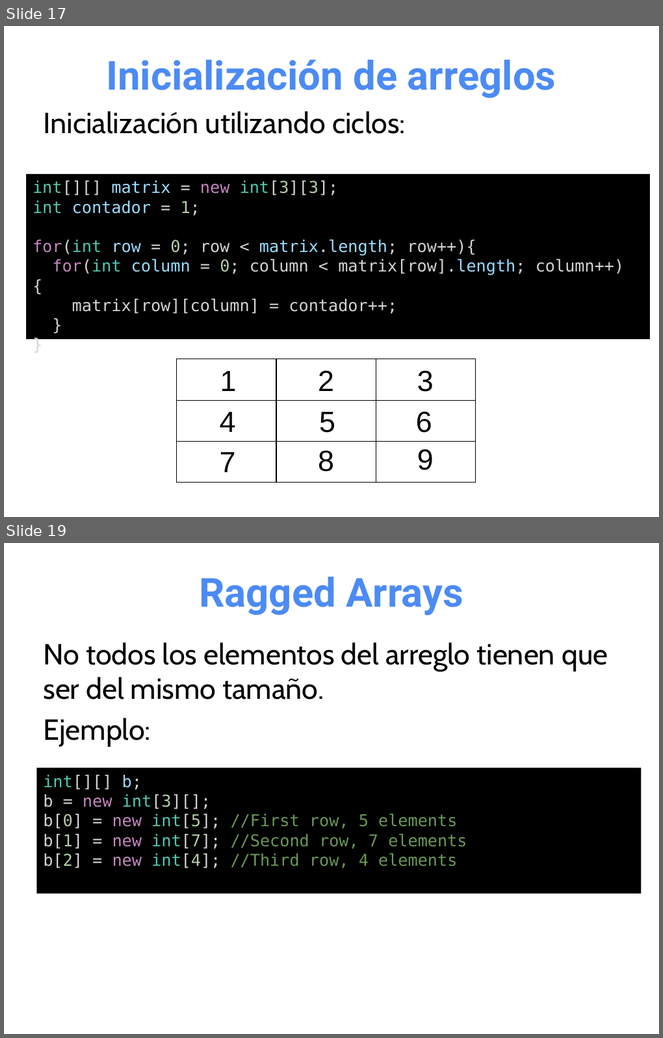
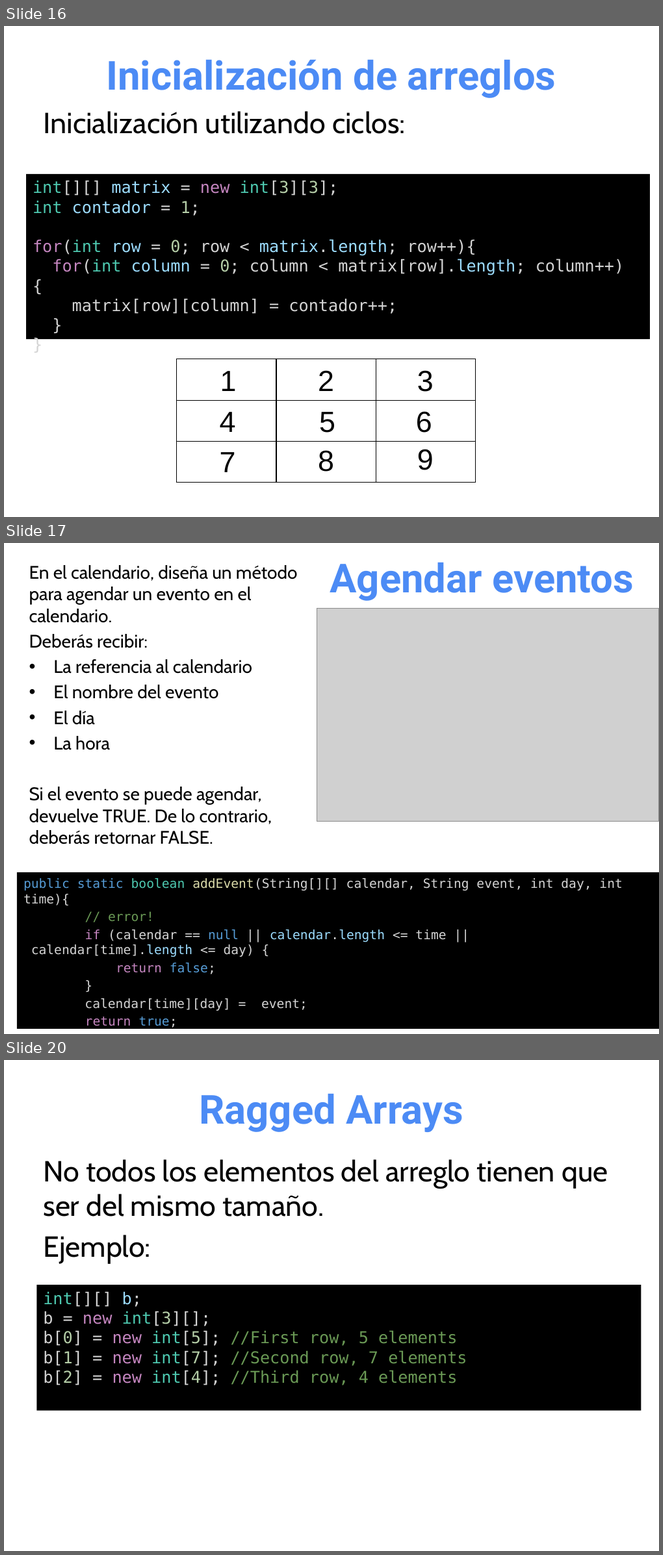
Before and after one commit to OMardil/INFO2, a slide deck: MOD01_Arreglos_multidimensionales/01 Presentacion/INFO2_MOD01-Arreglos_Multidimensionales.pptx. Shown one above the other, each under a label of ours: slides 17 and 19 before the commit, slides 16, 17 and 20 after it; the slides between them are not shown. The pictures are 663x1038 and 663x1555 pixels, drawn with LibreOffice and Linux fonts; fonts in the diff are those of the drawing; grey boxes stand for pictures. Boxes give left, top, right and bottom in pixels: in the first picture for what was removed or moved away, otherwise in the second. Text is boxed around its words. In the diff, an @@ line names an element or a change of style, - is before the commit and + after.

```diff
--- a/MOD01_Arreglos_multidimensionales/01 Presentacion/INFO2_MOD01-Arreglos_Multidimensionales.pptx
+++ b/MOD01_Arreglos_multidimensionales/01 Presentacion/INFO2_MOD01-Arreglos_Multidimensionales.pptx
@@ slide 17 added at (4, 543, 659, 1034), background #FFFFFF @@
@@ text added at (29, 565, 298, 845), 20 pt, text #000000 @@
+En el calendario, diseña un método para agendar un evento en el calendario.
+Deberás recibir:
+• La referencia al calendario
+• El nombre del evento
+• El día
+• La hora
+Si el evento se puede agendar, devuelve TRUE. De lo contrario, deberás retornar FALSE.
@@ title added at (330, 563, 634, 601), 44 pt, text #4C8BF5, bold @@
+Agendar eventos
@@ picture added at (317, 609, 659, 821) @@
@@ rectangle added at (17, 873, 659, 1029), fill #000000, 14 pt, text #D4D4D4 @@
+public static boolean addEvent(String[][] calendar, String event, int day, int time){
+// error!
+if (calendar == null || calendar.length <= time || calendar[time].length <= day) {
+return false;
+}
+calendar[time][day] = event;
+return true;
+}
@@ what was slide 17 is now slide 16 @@
@@ what was slide 19 is now slide 20 @@
```
Also in this commit, not shown: 6 slides changed, 1 other slide added, 1 slide removed, 2 other files.
